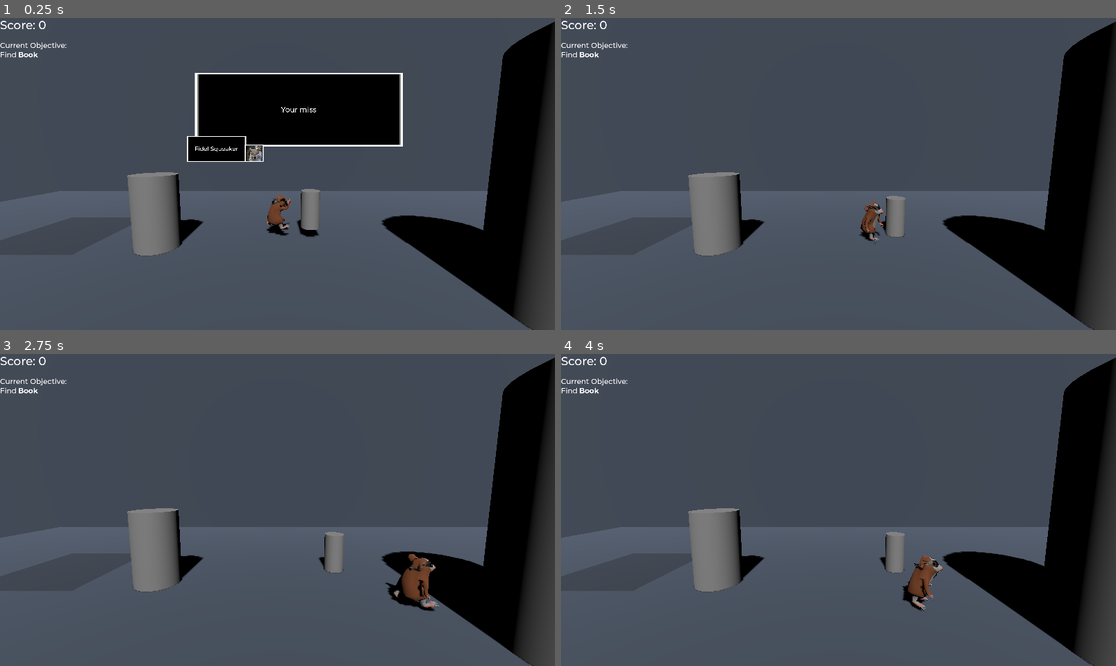
Above: before the commit, frames 1-4 (two rows, left to right).
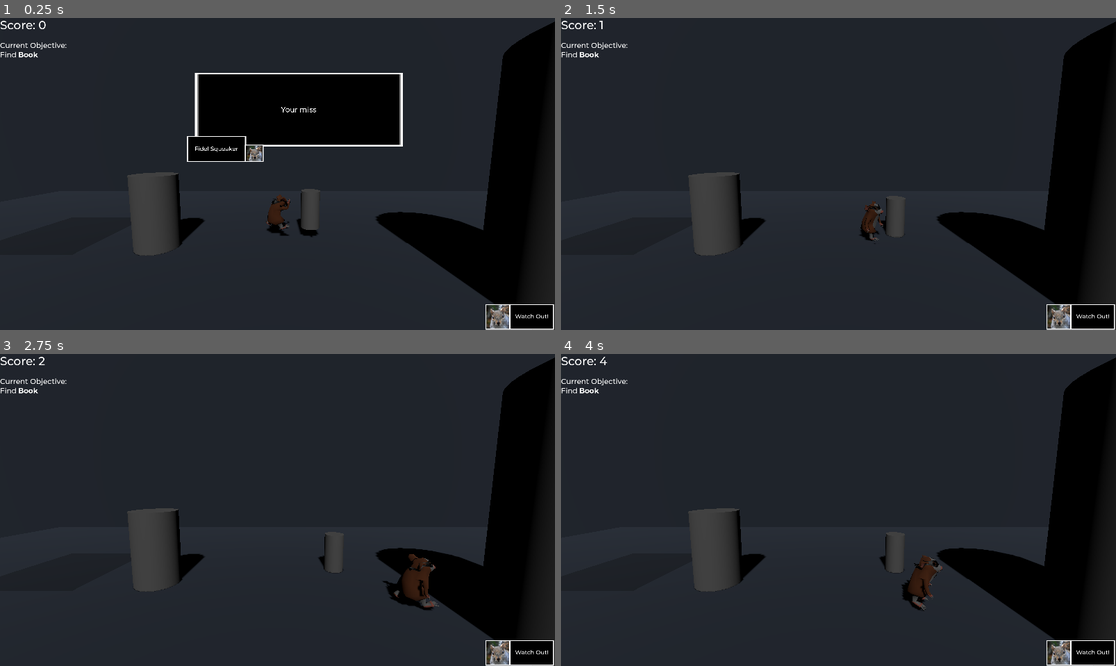
Above: after the commit, the same moments.

Repository: Trikzon/squirreling-away
Game: Godot game, scene res://main.tscn
Same seed, same stepped clock (60 frames per second), same inputs: the game is played once before the commit and once after it.
Inputs:
- Up to frame 1 (0.25 s): no input
- Up to frame 2 (1.5 s): tap Enter (dialog_forward) at 0.5 s; hold D (player_right) 0.53-1.28 s; tap E (push) at 0.6, 1.35 s; tap Space (jump) at 0.77 s; hold S (player_backward) from 1.28 s (still down)
- Up to frame 3 (2.75 s): tap Space (jump) at 1.52 s; release S (player_backward) at 2.03 s; hold D (player_right) from 2.03 s (still down); tap E (push) at 2.1 s
- Up to frame 4 (4 s): release D (player_right) at 2.78 s; hold Enter (dialog_forward) 2.78-3.53 s; tap E (push) at 2.85, 3.6 s; tap Space (jump) at 3.02, 3.77 s; hold A (player_left) from 3.53 s (still down)

The runs differ from the first frame. In frame 1, 79% of the frame differs, in the area x 0-100%, y 0-100%; in frame 2, 89%; in frame 3, 89%; in frame 4, 89%.
Error before the commit: Parse Error: Used tab character for indentation instead of space as used before in the file. (res://main.gd:14)

Commit message:
Added Dynamic Lighting

Diff:
--- /dev/null
+++ b/Levels/Lighting/lighting.gd
@@ -0,0 +1,51 @@
+extends Node
+
+var rng = RandomNumberGenerator.new()
+var Inside=false
+var Outside=true
+var my_random_number
+
+# Called when the node enters the scene tree for the first time.
+func _ready():
+    my_random_number = rng.randi_range(5, 15)
+    $RandomTimer.wait_time=my_random_number
+    $RandomTimer.start()
+    $Spotlight.hide()
+    pass # Replace with function body.
+
+
+# Called every frame. 'delta' is the elapsed time since the previous frame.
+func _process(delta):
+    pass
+
+
+
+func _on_timer_timeout():
+    $Spotlight.show()
+    $InbetweenTimer.start()
+
+
+    my_random_number = rng.randi_range(5, 15)
+    $RandomTimer.wait_time=my_random_number
+    $RandomTimer.start()
+
+func _on_area_3d_body_entered(body):
+    Outside=false
+    Inside=true
+
+
+func _on_area_3d_body_exited(body):
+    Outside=true
+    Inside=false
+
+
+func _on_hide_timer_timeout():
+   $Light.light_energy=0.25
+
+
+func _on_inbetween_timer_timeout():
+    $HideTimer.start()
+    $Spotlight.hide()
+    $Light.light_energy=1
+    if(Outside==true):
+        print("You Died")
--- /dev/null
+++ b/Levels/Lighting/lighting.tscn
@@ -0,0 +1,32 @@
+[gd_scene load_steps=2 format=3 uid="uid://j261jiswgead"]
+
+[ext_resource type="Script" path="res://Levels/Lighting/lighting.gd" id="1_ikudq"]
+
+[node name="Lighting" type="Node"]
+script = ExtResource("1_ikudq")
+
+[node name="Light" type="DirectionalLight3D" parent="."]
+transform = Transform3D(1, 0, 0, 0, 0.707107, 0.707107, 0, -0.707107, 0.707107, 0, 0, 0)
+light_energy = 0.25
+shadow_enabled = true
+
+[node name="Spotlight" type="SpotLight3D" parent="."]
+transform = Transform3D(1, 0, 0, 0, 0.524387, 0.85148, 0, -0.85148, 0.524387, 2.1581, 16.6399, 31.0785)
+spot_range = 4096.0
+spot_attenuation = 0.0473661
+
+[node name="RandomTimer" type="Timer" parent="."]
+wait_time = 3.0
+one_shot = true
+
+[node name="InbetweenTimer" type="Timer" parent="."]
+wait_time = 3.0
+one_shot = true
+
+[node name="HideTimer" type="Timer" parent="."]
+wait_time = 2.0
+one_shot = true
+
+[connection signal="timeout" from="RandomTimer" to="." method="_on_timer_timeout"]
+[connection signal="timeout" from="InbetweenTimer" to="." method="_on_inbetween_timer_timeout"]
+[connection signal="timeout" from="HideTimer" to="." method="_on_hide_timer_timeout"]
--- a/Levels/dev_level.tscn
+++ b/Levels/dev_level.tscn
@@ -38,6 +38,7 @@
 
 [node name="DirectionalLight3D" type="DirectionalLight3D" parent="."]
 transform = Transform3D(1, -4.9619e-16, 3.16109e-16, 9.16995e-17, 0.662189, 0.749337, -5.81137e-16, -0.749337, 0.662189, 2.08165e-12, 6.302, 9)
+visible = false
 shadow_enabled = true
 
 [node name="wall" type="StaticBody3D" parent="."]
--- a/UI/dialog.gd
+++ b/UI/dialog.gd
@@ -1,5 +1,5 @@
 extends Control
-
+var root_node
 
 # Called when the node enters the scene tree for the first time.
 func _ready():
@@ -7,6 +7,8 @@
     play()
     $NinePatchRect/BodyText.text = "Your mission today soldier is to hunt down the book we need to learn thier secrets"
     $NinePatchRect2/Speaker.text = "Fidel Squeaker"
+    root_node=get_tree().root.get_child(0)
+
 
 
 # Called every frame. 'delta' is the elapsed time since the previous frame.
--- a/UI/dialog.tscn
+++ b/UI/dialog.tscn
@@ -1,9 +1,9 @@
-[gd_scene load_steps=11 format=3 uid="uid://cv8x5k7hig8iy"]
+[gd_scene load_steps=11 format=3 uid="uid://bm5daf0p8261s"]
 
 [ext_resource type="Script" path="res://UI/dialog.gd" id="1_hw6gy"]
-[ext_resource type="Texture2D" uid="uid://d2260ccyiges3" path="res://UI/DialougBox.png" id="1_xerot"]
 [ext_resource type="FontFile" uid="uid://b3u35yfgodov6" path="res://Fonts/Montserrat-Medium.ttf" id="2_r71fp"]
-[ext_resource type="Texture2D" uid="uid://tb65svyj6j6c" path="res://UI/Squirrel.png" id="4_o6s5b"]
+[ext_resource type="Texture2D" uid="uid://bh4iyx36onawj" path="res://UI/Assets/DialougBox.png" id="2_xudd0"]
+[ext_resource type="Texture2D" uid="uid://tb65svyj6j6c" path="res://UI/Assets/Squirrel.png" id="4_2f4t0"]
 
 [sub_resource type="Animation" id="Animation_m0cty"]
 length = 0.001
@@ -106,7 +106,7 @@
 offset_bottom = 128.0
 grow_horizontal = 2
 grow_vertical = 2
-texture = ExtResource("1_xerot")
+texture = ExtResource("2_xudd0")
 patch_margin_left = 3
 patch_margin_top = 3
 patch_margin_right = 3
@@ -163,7 +163,7 @@
 offset_bottom = 182.0
 grow_horizontal = 2
 grow_vertical = 2
-texture = ExtResource("1_xerot")
+texture = ExtResource("2_xudd0")
 patch_margin_left = 3
 patch_margin_top = 3
 patch_margin_right = 3
@@ -197,7 +197,7 @@
 offset_bottom = 182.0
 grow_horizontal = 2
 grow_vertical = 2
-texture = ExtResource("1_xerot")
+texture = ExtResource("2_xudd0")
 patch_margin_left = 3
 patch_margin_top = 3
 patch_margin_right = 3
@@ -209,7 +209,7 @@
 offset_top = 4.0
 offset_right = 60.0
 offset_bottom = 57.0
-texture = ExtResource("4_o6s5b")
+texture = ExtResource("4_2f4t0")
 
 [node name="NinePatchRect4" type="NinePatchRect" parent="."]
 texture_filter = 1
@@ -226,7 +226,7 @@
 grow_horizontal = 2
 grow_vertical = 2
 pivot_offset = Vector2(103, 45)
-texture = ExtResource("1_xerot")
+texture = ExtResource("2_xudd0")
 patch_margin_left = 3
 patch_margin_top = 3
 patch_margin_right = 3
--- a/UI/ui.tscn
+++ b/UI/ui.tscn
@@ -1,9 +1,11 @@
-[gd_scene load_steps=6 format=3 uid="uid://cx2368v2jrve8"]
+[gd_scene load_steps=8 format=3 uid="uid://cx2368v2jrve8"]
 
 [ext_resource type="FontFile" uid="uid://b3u35yfgodov6" path="res://Fonts/Montserrat-Medium.ttf" id="1_0aoud"]
 [ext_resource type="Script" path="res://UI/ui.gd" id="1_7yrqp"]
 [ext_resource type="FontFile" uid="uid://bxg0rsghsvls8" path="res://Fonts/Montserrat-Bold.ttf" id="3_fvtm0"]
-[ext_resource type="PackedScene" uid="uid://cv8x5k7hig8iy" path="res://UI/dialog.tscn" id="4_jnwbp"]
+[ext_resource type="PackedScene" uid="uid://bm5daf0p8261s" path="res://UI/dialog.tscn" id="4_jnwbp"]
+[ext_resource type="Texture2D" uid="uid://bh4iyx36onawj" path="res://UI/Assets/DialougBox.png" id="5_t6pni"]
+[ext_resource type="Texture2D" uid="uid://tb65svyj6j6c" path="res://UI/Assets/Squirrel.png" id="6_1s7em"]
 
 [sub_resource type="GDScript" id="GDScript_0fs3e"]
 script/source = "extends Label
@@ -56,3 +58,45 @@
 offset_top = 64.0
 offset_right = -371.0
 offset_bottom = -510.0
+
+[node name="WarningMessage" type="NinePatchRect" parent="."]
+layout_mode = 0
+offset_left = 1762.0
+offset_top = 990.0
+offset_right = 1917.0
+offset_bottom = 1079.0
+texture = ExtResource("5_t6pni")
+patch_margin_left = 3
+patch_margin_top = 3
+patch_margin_right = 3
+patch_margin_bottom = 3
+
+[node name="Label" type="Label" parent="WarningMessage"]
+layout_mode = 0
+offset_left = 20.0
+offset_top = 30.0
+offset_right = 136.0
+offset_bottom = 59.0
+theme_override_fonts/font = ExtResource("1_0aoud")
+theme_override_font_sizes/font_size = 20
+text = "Watch Out!"
+
+[node name="Sqeakers" type="NinePatchRect" parent="."]
+layout_mode = 0
+offset_left = 1679.0
+offset_top = 990.0
+offset_right = 1765.0
+offset_bottom = 1079.0
+texture = ExtResource("5_t6pni")
+patch_margin_left = 3
+patch_margin_top = 3
+patch_margin_right = 3
+patch_margin_bottom = 3
+
+[node name="TextureRect" type="TextureRect" parent="Sqeakers"]
+layout_mode = 0
+offset_left = 4.0
+offset_top = 4.0
+offset_right = 82.0
+offset_bottom = 85.0
+texture = ExtResource("6_1s7em")
--- a/main.gd
+++ b/main.gd
@@ -12,4 +12,4 @@
 
 
 func _on_dev_level_win():
-	$ScoreTimer.stop()
+    $ScoreTimer.stop()
--- a/main.tscn
+++ b/main.tscn
@@ -1,8 +1,9 @@
-[gd_scene load_steps=4 format=3 uid="uid://dbynsny4t4eqi"]
+[gd_scene load_steps=5 format=3 uid="uid://dbynsny4t4eqi"]
 
 [ext_resource type="PackedScene" uid="uid://bh131xjgippe2" path="res://Levels/dev_level.tscn" id="1_iuhgj"]
 [ext_resource type="Script" path="res://main.gd" id="1_js0ba"]
 [ext_resource type="PackedScene" uid="uid://cx2368v2jrve8" path="res://UI/ui.tscn" id="2_uy05h"]
+[ext_resource type="PackedScene" uid="uid://j261jiswgead" path="res://Levels/Lighting/lighting.tscn" id="4_sbkwd"]
 
 [node name="Main" type="Node"]
 script = ExtResource("1_js0ba")
@@ -13,5 +14,7 @@
 
 [node name="UI" parent="." instance=ExtResource("2_uy05h")]
 
+[node name="Lighting" parent="." instance=ExtResource("4_sbkwd")]
+
 [connection signal="win" from="DevLevel" to="." method="_on_dev_level_win"]
 [connection signal="timeout" from="ScoreTimer" to="UI" method="_on_score_timer_timeout"]
Not shown, changed: Entities/Player/hamster_walk_2_denmin_fabric_blk.png.import
Renamed: UI/DialougBox.png -> UI/Assets/DialougBox.png
Not shown, changed: UI/Assets/DialougBox.png.import
Renamed: UI/File_Grey squirrel.png - Wikimedia Commons_files/16px-Echo_question.svg.png -> UI/Assets/File_Grey squirrel.png - Wikimedia Commons_files/16px-Echo_question.svg.png
Renamed: UI/File_Grey squirrel.png - Wikimedia Commons_files/20px-Emblem-unreadable.svg.png -> UI/Assets/File_Grey squirrel.png - Wikimedia Commons_files/20px-Emblem-unreadable.svg.png
Renamed: UI/File_Grey squirrel.png - Wikimedia Commons_files/50px-Gnome-document-save.svg.png -> UI/Assets/File_Grey squirrel.png - Wikimedia Commons_files/50px-Gnome-document-save.svg.png
Renamed: UI/File_Grey squirrel.png - Wikimedia Commons_files/50px-Gnome-mail-send.svg.png -> UI/Assets/File_Grey squirrel.png - Wikimedia Commons_files/50px-Gnome-mail-send.svg.png
Renamed: UI/File_Grey squirrel.png - Wikimedia Commons_files/50px-Tango_style_Wikipedia_Icon.svg.png -> UI/Assets/File_Grey squirrel.png - Wikimedia Commons_files/50px-Tango_style_Wikipedia_Icon.svg.png
Renamed: UI/File_Grey squirrel.png - Wikimedia Commons_files/80px-Logo_for_Wiki_Science_Competition.svg.png -> UI/Assets/File_Grey squirrel.png - Wikimedia Commons_files/80px-Logo_for_Wiki_Science_Competition.svg.png
Not shown, changed: UI/Assets/File_Grey squirrel.png - Wikimedia Commons_files/80px-Logo_for_Wiki_Science_Competition.svg.png.import
Renamed: UI/File_Grey squirrel.png - Wikimedia Commons_files/90px-CC_some_rights_reserved.svg.png -> UI/Assets/File_Grey squirrel.png - Wikimedia Commons_files/90px-CC_some_rights_reserved.svg.png
Renamed: UI/File_Grey squirrel.png - Wikimedia Commons_files/Cc-by_new_white.svg.webp -> UI/Assets/File_Grey squirrel.png - Wikimedia Commons_files/Cc-by_new_white.svg.webp
(and 28 more such lines)
